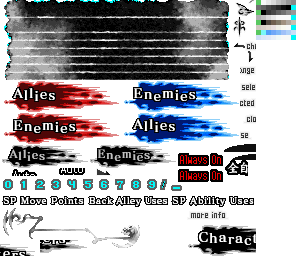
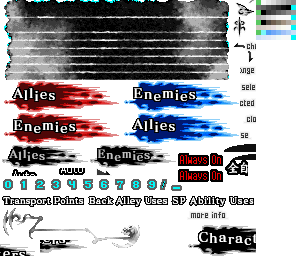
Before/after of a 296 × 256 layered artwork. What changed in the layer stack:
added layer "Transport Points" above "SP Move Points" over [3, 197, 82, 206]
hid "SP Move Points" over [3, 197, 82, 204]
